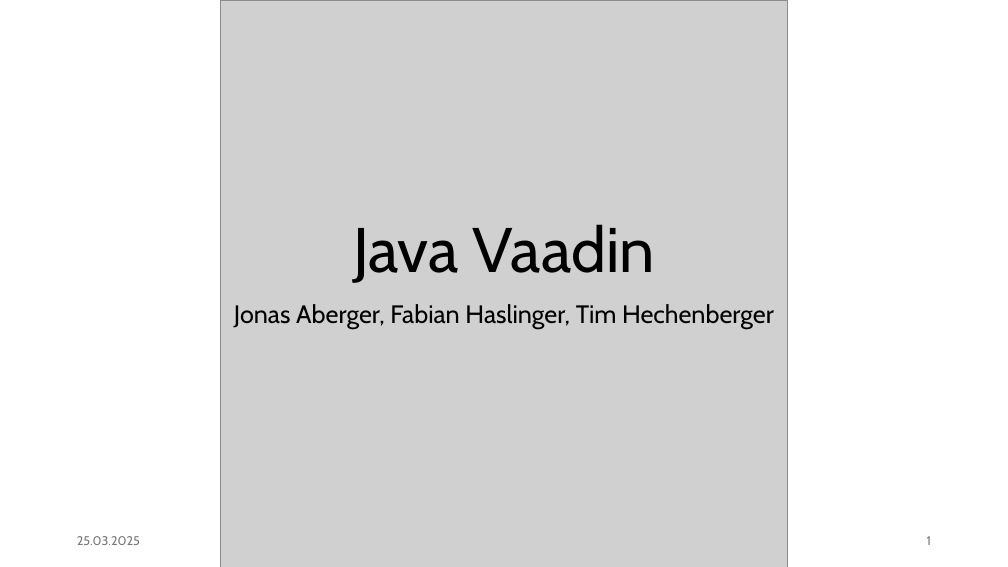
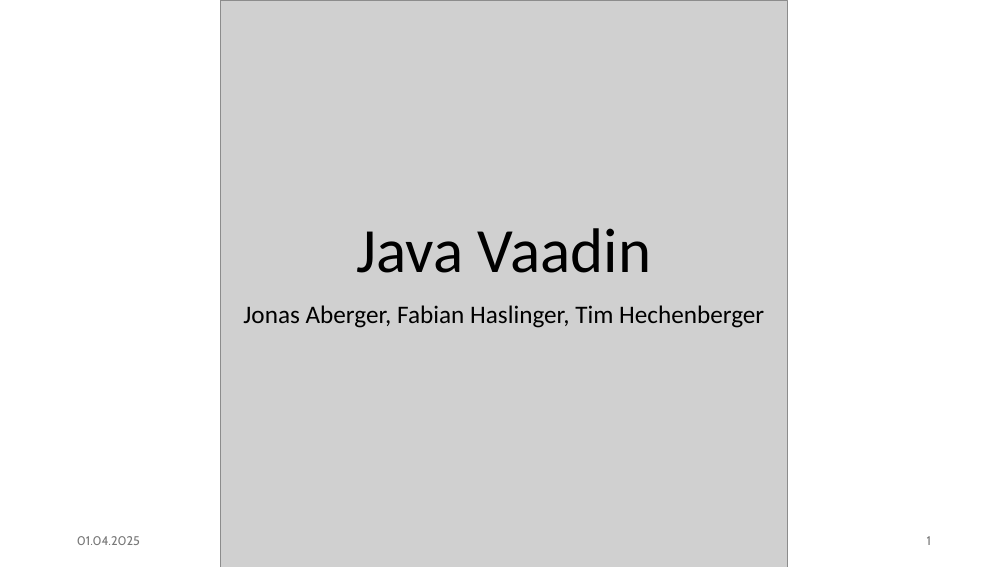
Before and after one commit to jonasaberger/DBI_JavaVaadin, a slide deck: slide 1 of 00_Docs/Projektpraesentation.pptx. Drawn at 1008x567 pixels with LibreOffice and Linux fonts; fonts in the diff are those of the drawing; grey boxes stand for pictures. Boxes give left, top, right and bottom in pixels: in the first picture for what was removed or moved away, otherwise in the second. Text is boxed around its words. In the diff, an @@ line names an element or a change of style, - is before the commit and + after.

```diff
--- a/00_Docs/Projektpraesentation.pptx
+++ b/00_Docs/Projektpraesentation.pptx
@@ title "Java Vaadin" at [357, 228, 651, 273]: font Cabin to Calibri @@
@@ subtitle "Jonas Aberger, Fabian Haslinger, Tim ..." at [243, 305, 764, 328]: font Cabin to Calibri @@
@@ text at [77, 536, 140, 545]: text changed @@
-25.03.2025
+01.04.2025
```
Also in this commit, not shown: 22 other slides changed, 1 slide added, 1 slide removed, 3 other files.
